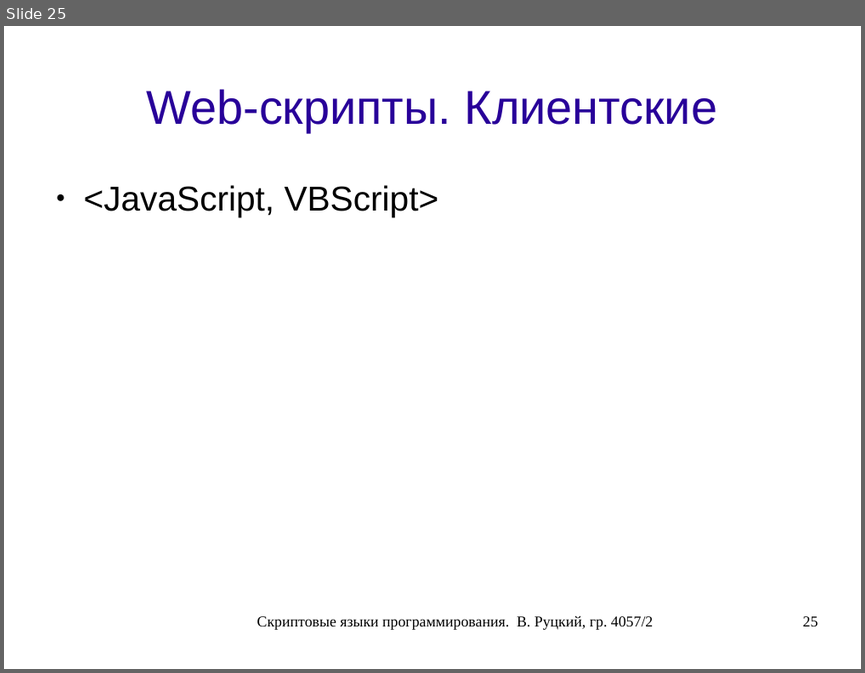
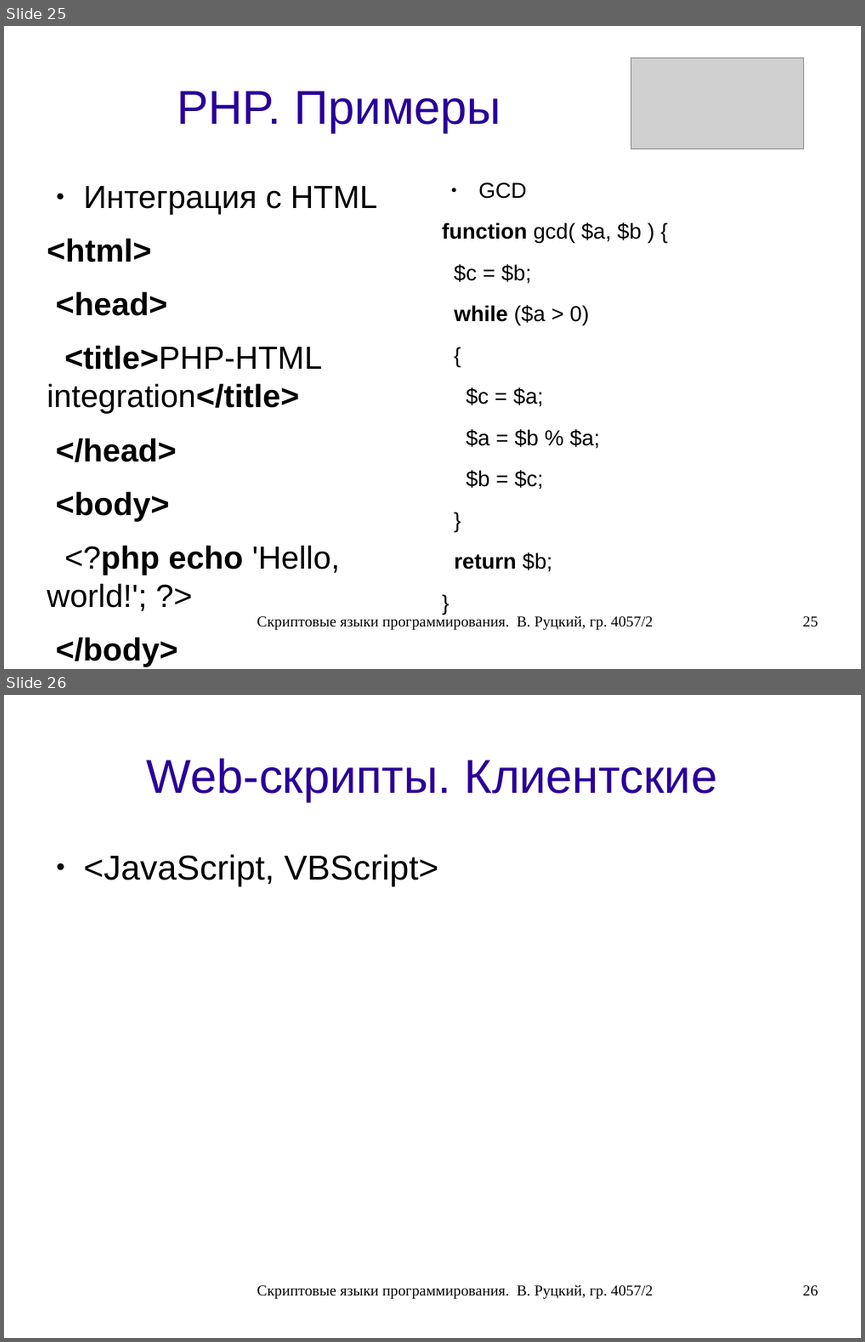
Before and after one commit to rutsky/semester07, a slide deck: Operation_systems/scripting_languages/40572_Rutsky_Scripting_languages.odp. Shown one above the other, each under a label of ours: slide 25 before the commit, slides 25 and 26 after it. The pictures are 865x673 and 865x1342 pixels, drawn with LibreOffice and Linux fonts; fonts in the diff are those of the drawing; grey boxes stand for pictures. Boxes give left, top, right and bottom in pixels: in the first picture for what was removed or moved away, otherwise in the second. Text is boxed around its words. In the diff, an @@ line names an element or a change of style, - is before the commit and + after.

```diff
--- a/Operation_systems/scripting_languages/40572_Rutsky_Scripting_languages.odp
+++ b/Operation_systems/scripting_languages/40572_Rutsky_Scripting_languages.odp
@@ slide 25 added at (x1=4, y1=26, x2=861, y2=669), background #FFFFFF @@
@@ picture added at (x1=631, y1=58, x2=803, y2=149) @@
@@ title added at (x1=177, y1=91, x2=501, y2=132), 44 pt, text #280099 @@
+PHP. Примеры
@@ text added at (x1=46, y1=186, x2=377, y2=666), 29.6 pt, text #000000, bold @@
+● Интеграция с HTML
+<html>
+<head>
+<title>PHP-HTML integration</title>
+</head>
+<body>
+<?php echo 'Hello, world!'; ?>
+</body>
+</html>
@@ text added at (x1=442, y1=182, x2=641, y2=572), 20 pt, text #000000 @@
+● GCD
+function gcd( $a, $b ) {
+$c = $b;
+while ($a > 0)
+{
+$c = $a;
+$a = $b % $a;
+$b = $c;
+}
+return $b;
+}
+echo gcd(42, 56) . "\n";
@@ text added at (x1=257, y1=615, x2=653, y2=630), 14 pt, text #000000 @@
+Скриптовые языки программирования. В. Руцкий, гр. 4057/2
@@ page number added at (x1=803, y1=616, x2=818, y2=626), 14 pt, text #000000 @@
+25
@@ what was slide 25 is now slide 26 @@
@@ page number at (x1=803, y1=1285, x2=818, y2=1295): text changed @@
-25
+26
```
Also in this commit, not shown: 1 slide changed, 1 other slide added, 1 slide removed.
